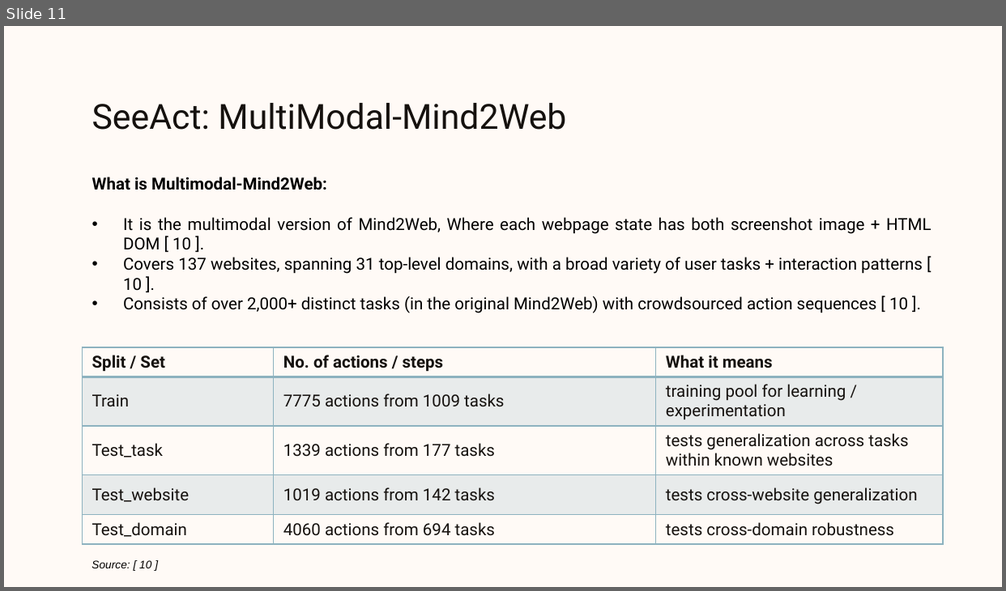
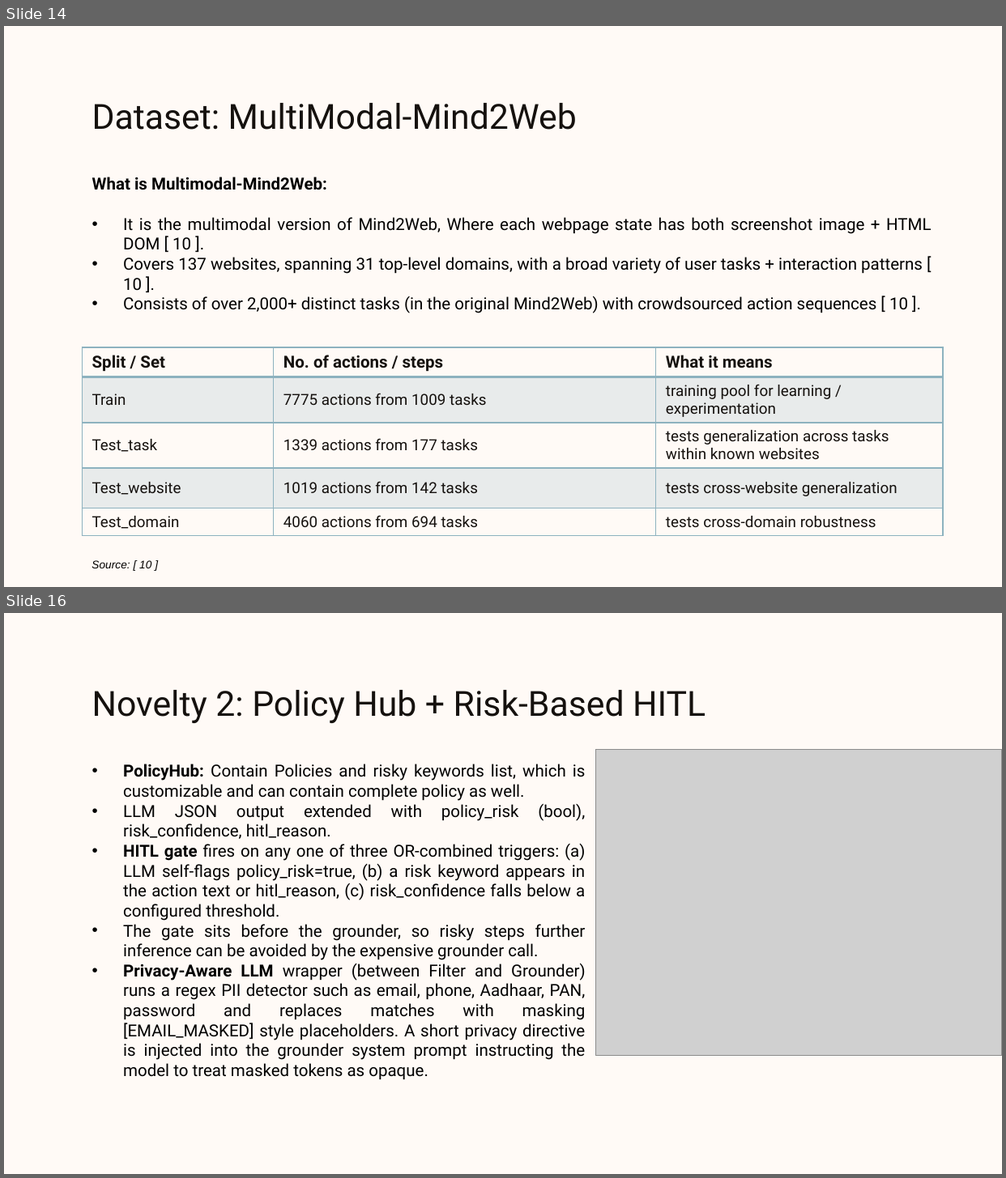
Before and after one commit to Dhruv-Darji/AutoWeb, a slide deck: PPT/Evaluation.pptx. Shown one above the other, each under a label of ours: slide 11 before the commit, slides 14 and 16 after it; the slides between them are not shown. The pictures are 1006x591 and 1006x1178 pixels, drawn with LibreOffice and Linux fonts; fonts in the diff are those of the drawing; grey boxes stand for pictures; background and template pictures are left out. Boxes give left, top, right and bottom in pixels: in the first picture for what was removed or moved away, otherwise in the second. Text is boxed around its words. In the diff, an @@ line names an element or a change of style, - is before the commit and + after.

```diff
--- a/PPT/Evaluation.pptx
+++ b/PPT/Evaluation.pptx
@@ slide 16 added at [4,613,1002,1174], background picture (left out) @@
@@ title added at [92,690,705,723], 25 pt, text #15110E @@
+Novelty 2: Policy Hub + Risk-Based HITL
@@ picture added at [596,750,1002,1055] @@
@@ text added at [123,764,586,1080], 12 pt, text #000000 @@
+  • PolicyHub: Contain Policies and risky keywords list, which is customizable and can contain complete policy as well.
+  • LLM JSON output extended with policy_risk (bool), risk_confidence, hitl_reason.
+  • HITL gate fires on any one of three OR-combined triggers: (a) LLM self-flags policy_risk=true, (b) a risk keyword appears in the action text or hitl_reason, (c) risk_confidence falls below a configured threshold.
+  • The gate sits before the grounder, so risky steps further inference can be avoided by the expensive grounder call.
+  • Privacy-Aware LLM wrapper (between Filter and Grounder) runs a regex PII detector such as email, phone, Aadhaar, PAN, password and replaces matches with masking [EMAIL_MASKED] style placeholders. A short privacy directive is injected into the grounder system prompt instructing the model to treat masked tokens as opaque.
@@ what was slide 11 is now slide 14 @@
@@ slide 14 changed as well @@
@@ title at [92,103,577,130]: text changed @@
-SeeAct: MultiModal-Mind2Web
+Dataset: MultiModal-Mind2Web
@@ table at [82,348,942,539] @@
@@ size 12 to 11 pt in "Train", "7775 actions from 1009 tasks", "training pool for learning / experimentation", "Test_task" and 8 more places @@
```
Also in this commit, not shown: 14 other slides changed, 10 other slides added, 12 slides removed, 36 other files.
